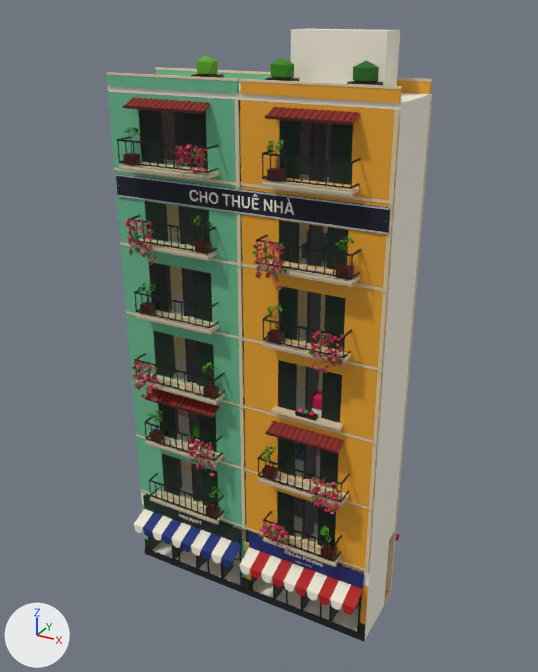
One commit to the FBX model Assets/PhoViet/Art/River/PV_RiverPetshopExtra.fbx: the scene before it, then after it.
Both versions are drawn from a 50 mm camera at (-44.4, -27.3, 24.6) aimed at (-57.9, -2.6, 12.3). Lighting does not change. The marker at lower left points along +X, +Y and +Z. The older version comes first. Objects named as collision shapes, trigger or cutter boxes, shadow casters or lower levels of detail are left out. Where no turn or scale is listed for an object, it has been applied to the vertices. Vertices at exactly the same position are counted once.

Names of what the first picture shows: 'PV_RiverApt09_PetshopExtra_LOD0'.
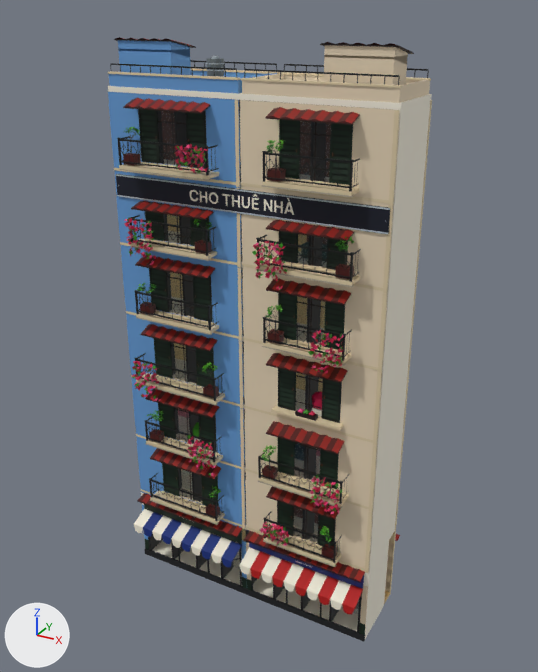
Pixel boxes [x1, y1, x2, y2] of what changed, in the pictures (538 x 672 px; the box of a moved part takes in the faces that stretch with it):
'PV_RiverApt09_PetshopExtra_LOD0', reshaped
    before: [106, 29, 432, 642]
    after: [108, 37, 432, 642]
part 1 of me_pv_riverapt09_petshopextra_lod0, added
    after: [385, 543, 394, 595]
part 2 of me_pv_riverapt09_petshopextra_lod0, moved or reshaped (not visible afterwards)
    before: [291, 29, 400, 86]
part 3 of me_pv_riverapt09_petshopextra_lod0, deleted
    before: [125, 58, 383, 556]
part 4 of me_pv_riverapt09_petshopextra_lod0, built on
    before: [106, 55, 432, 567]
    after: [108, 37, 431, 583]
part 5 of me_pv_riverapt09_petshopextra_lod0, surface changed
    both: [108, 92, 399, 628]

The change, as a list of edits to the scene's bpy script:
```text
Change me_pv_riverapt09_petshopextra_lod0:
    used by ob_pv_riverapt09_petshopextra_lod0; location = (0.0, 0.0, 0.0)
    remove me_pv_riverapt09_petshopextra_lod0.from_pydata(...)  # 49036 vertices, 28705 faces; spans x -63.8..-52.3, y -5.5..-0.1, z 0.2..24.0
    add me_pv_riverapt09_petshopextra_lod0.from_pydata(...)  # 51350 vertices, 28899 faces; spans x -63.8..-52.3, y -5.5..-0.1, z 0.2..23.7
    me_pv_riverapt09_petshopextra_lod0 part 1: a new loose piece, a box spanning x -52.545..-52.305, y -1.5..-1.425, z 0.2..3.08, in mat_pv_streetatlas (picture img_pv_streetpalette_png)
    me_pv_riverapt09_petshopextra_lod0 part 2: the loose piece of 8 vertices spanning x -56.9..-53.5, y -3.0..-1.8, z 22.0..24.0 is scaled about its middle by (0.0188, 0.0542, 0.48), then moved by (1.6, 1.6, -18.2)
    me_pv_riverapt09_petshopextra_lod0 part 3: 266 loose pieces with 1948 vertices, spanning x -62.7..-53.3, y -5.3..-0.6, z 4.4..23.1, are deleted
    me_pv_riverapt09_petshopextra_lod0 part 4: 341 vertices moved within x -63.7..-52.4, y -5.3..-0.6, z 3.8..22.0; 3368 vertices removed from x -63.8..-52.3, y -5.3..-0.6, z 4.1..23.1; 7614 vertices added at x -63.8..-52.4, y -5.3..-0.6, z 0.2..23.7
    me_pv_riverapt09_petshopextra_lod0 part 5: 144 kept faces spanning x -63.8..-52.3, y -5.2..-0.7, z 0.2..21.8 get new texture (UV) coordinates
    other edits to the shape of me_pv_riverapt09_petshopextra_lod0 do not show in these pictures
```
